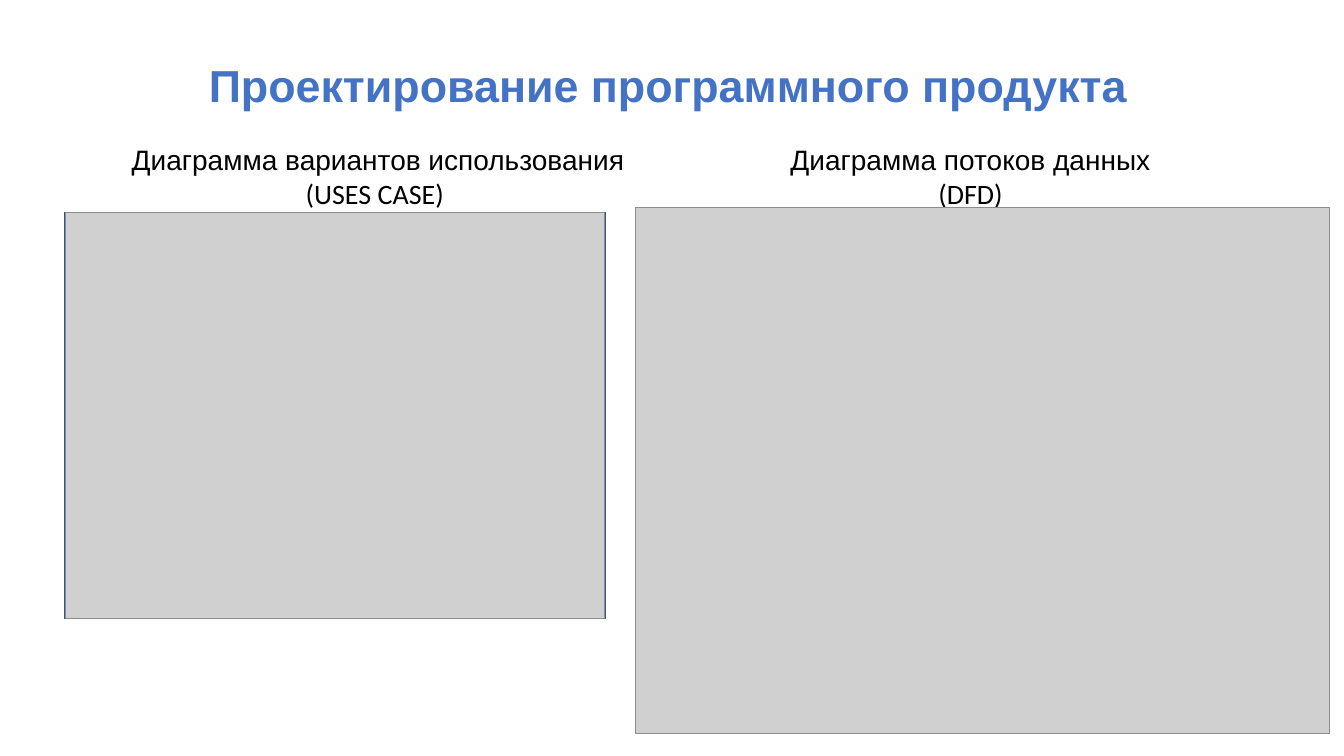
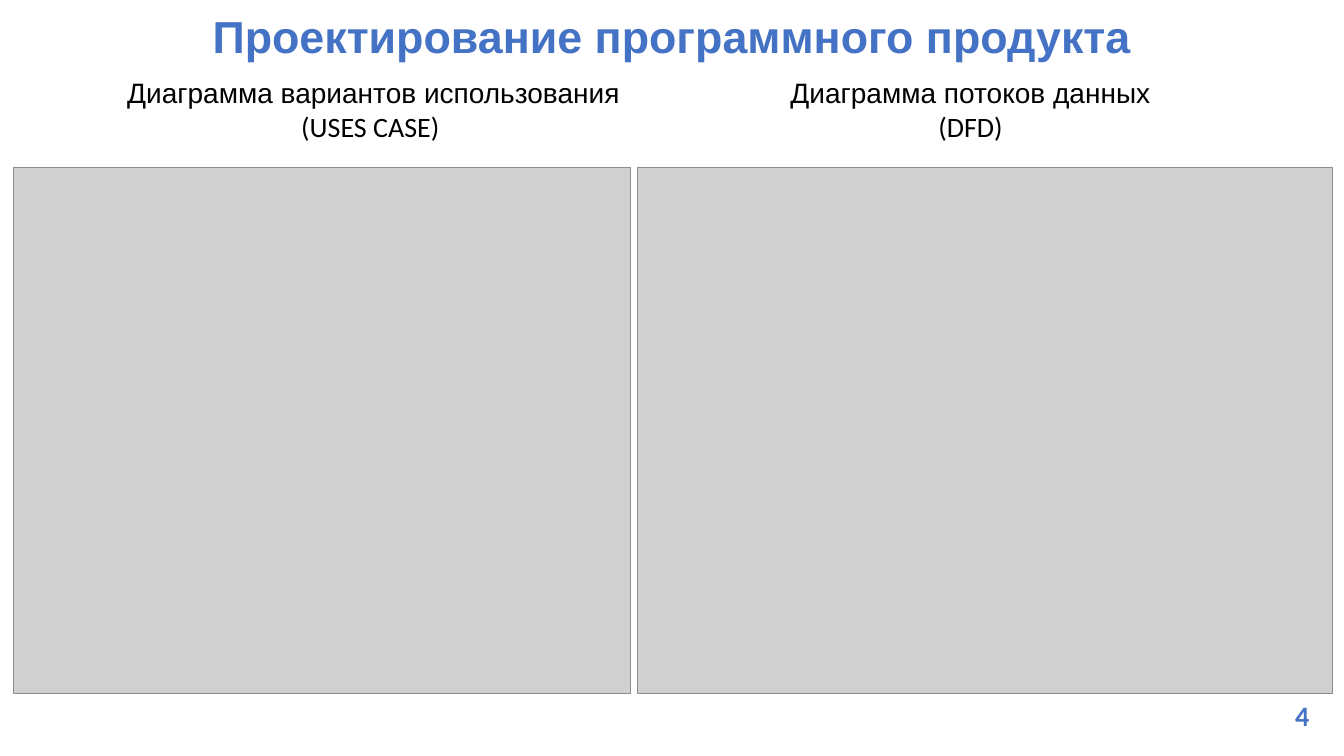
Before and after one commit to Klevchik1/Diplom, a slide deck: slide 5 of Документация/Седых Владислав БД-22-1.pptx. Drawn at 1344x756 pixels with LibreOffice and Linux fonts; fonts in the diff are those of the drawing; grey boxes stand for pictures. Boxes give left, top, right and bottom in pixels: in the first picture for what was removed or moved away, otherwise in the second. Text is boxed around its words. In the diff, an @@ line names an element or a change of style, - is before the commit and + after.

```diff
--- a/Документация/Седых Владислав БД-22-1.pptx
+++ b/Документация/Седых Владислав БД-22-1.pptx
@@ title "Проектирование программного продукта": place and size @@
-title "Проектирование программного продукта" at bbox=[209, 71, 1126, 111]
+title "Проектирование программного продукта" at bbox=[213, 22, 1130, 62]
@@ text "Диаграмма вариантов использования (USES CASE)": place and size @@
-text "Диаграмма вариантов использования (USES CASE)" at bbox=[132, 150, 623, 208]
+text "Диаграмма вариантов использования (USES CASE)" at bbox=[127, 83, 619, 141]
@@ text "Диаграмма потоков данных": place and size @@
-text "Диаграмма потоков данных" at bbox=[790, 150, 1150, 211]
+text "Диаграмма потоков данных" at bbox=[790, 83, 1150, 141]
@@ picture: place and size @@
-picture at bbox=[66, 213, 606, 618]
+picture at bbox=[14, 167, 631, 694]
@@ picture: place and size @@
-picture at bbox=[635, 208, 1330, 734]
+picture at bbox=[638, 167, 1333, 694]
@@ rectangle removed at bbox=[697, 208, 1279, 687] @@
@@ rectangle removed at bbox=[66, 213, 606, 618] @@
```
Also in this commit, not shown: 2 other slides changed.
